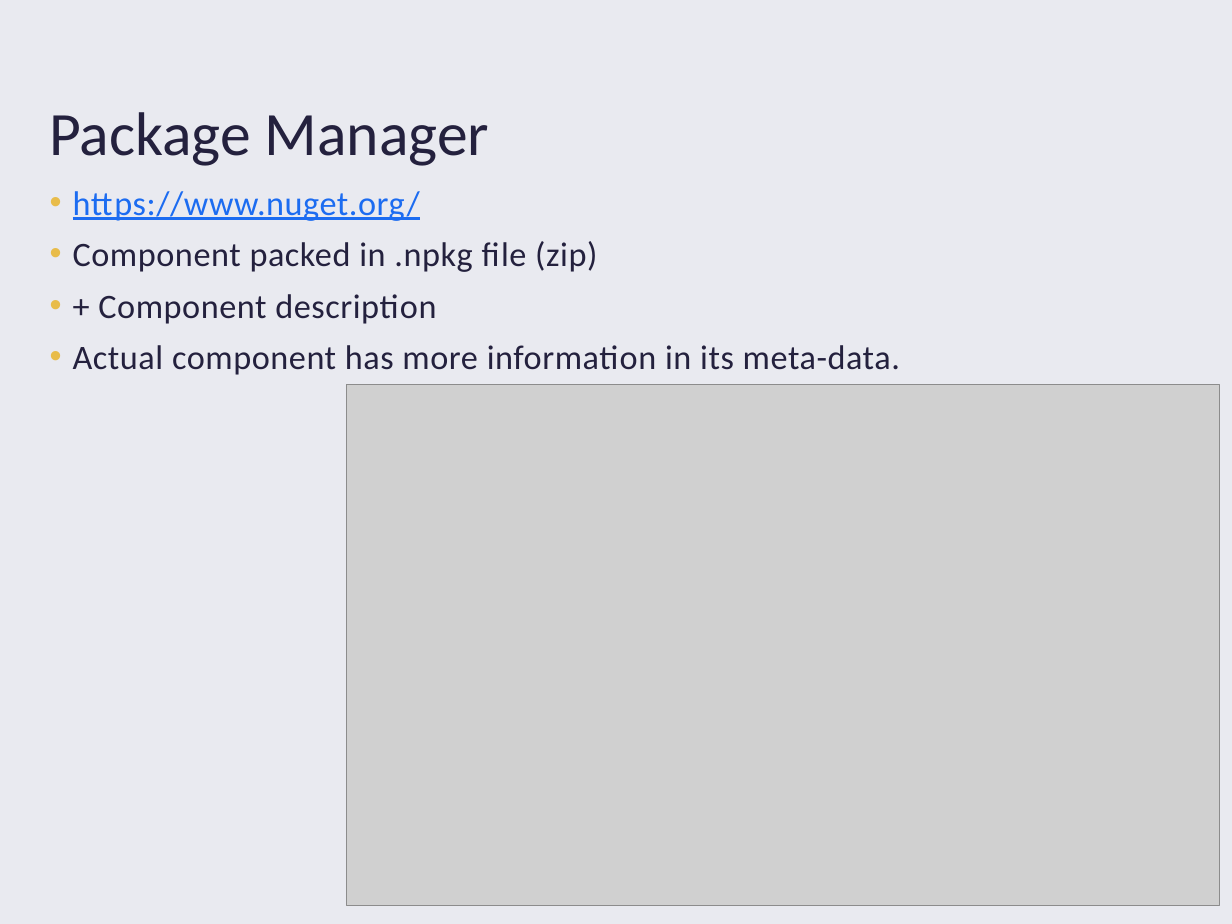
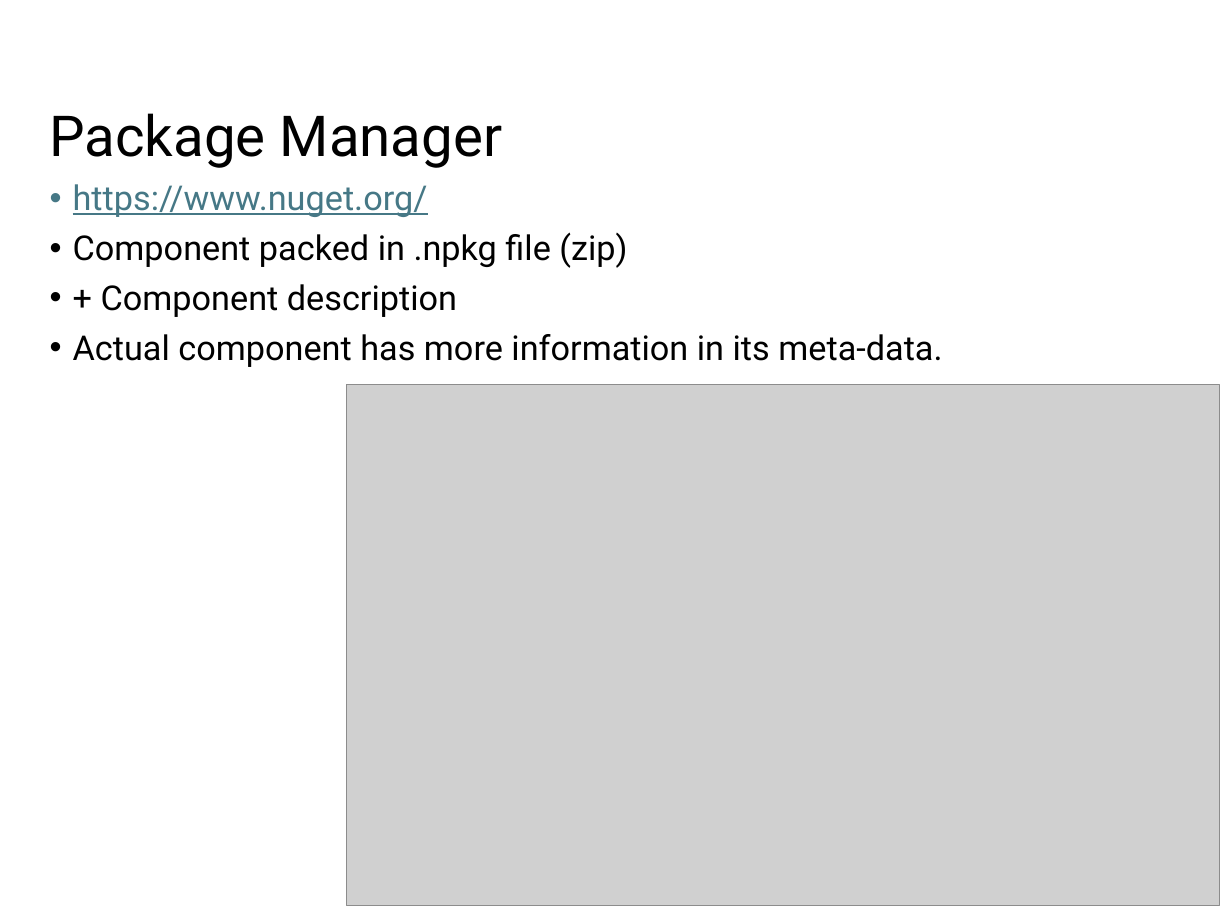
Before and after one commit to drme/cbse, a slide deck: slide 19 of slides/cbse-07.pptx. Drawn at 1232x924 pixels with LibreOffice and Linux fonts; fonts in the diff are those of the drawing; grey boxes stand for pictures. Boxes give left, top, right and bottom in pixels: in the first picture for what was removed or moved away, otherwise in the second. Text is boxed around its words. In the diff, an @@ line names an element or a change of style, - is before the commit and + after.

```diff
--- a/slides/cbse-07.pptx
+++ b/slides/cbse-07.pptx
@@ background #E9EAF0 to #FFFFFF @@
@@ title "Package Manager" at bbox=[50, 113, 502, 168]: size 36 to 33 pt, font Calibri to Roboto, text colour #24213E to #000000; line spacing 1 to 0.9; less space between paragraphs @@
@@ text "https://www.nuget.org/" at bbox=[73, 184, 942, 367]: font Calibri to Roboto, letter spacing 0.3 to 0 pt; text colour #1C6CF1 to #467886 in "https://www.nuget.org/"; text colour #24213E to #000000 in "Component packed in .npkg file (zip)", "+ Component description", "Actual component has more information in its ..."; line spacing 1 to 0.9; more space between paragraphs @@
```
Also in this commit, not shown: 20 other slides changed, 1 slide removed, 13 other files.
